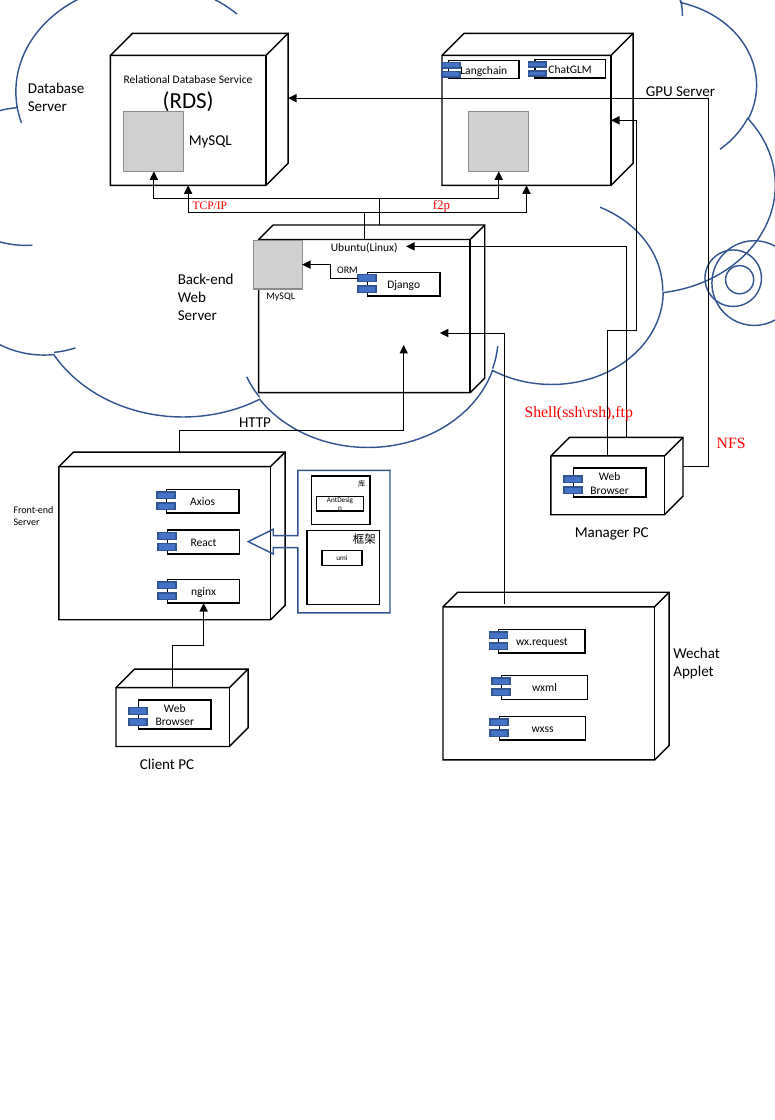
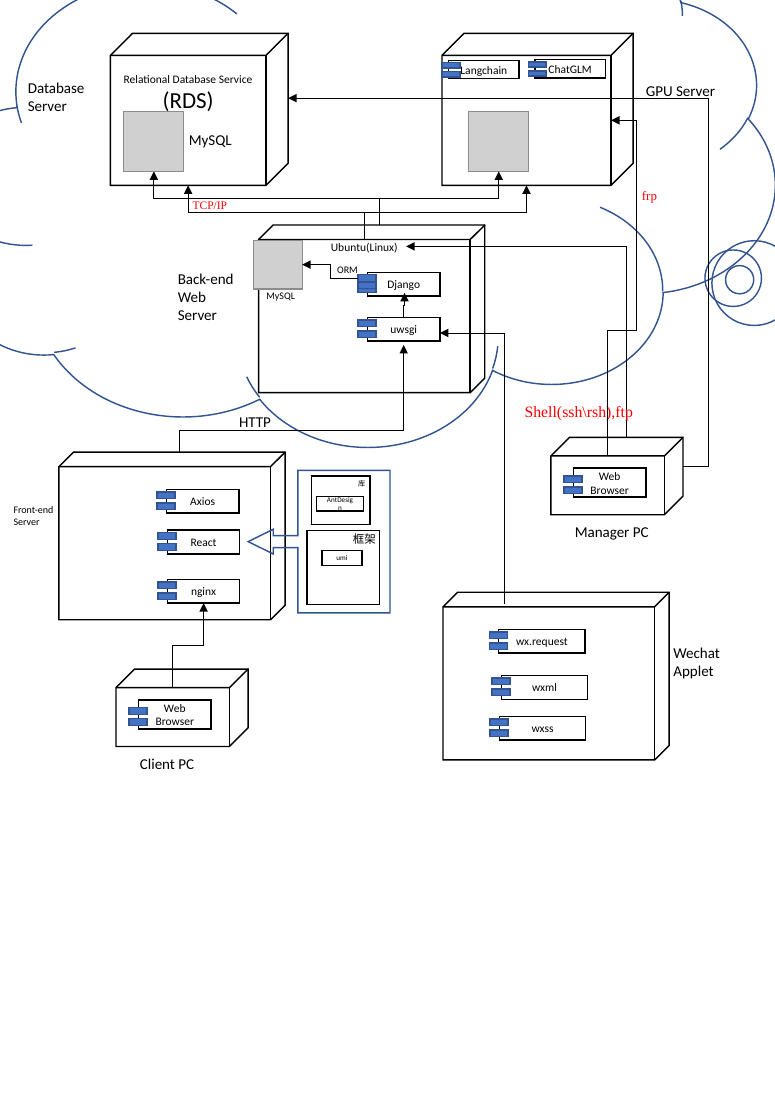
Before and after one commit to z4714/Vcat_AI_virtual_pet, a slide deck: slide 14 of product_document/imgs/图例.pptx. Drawn at 775x1120 pixels with LibreOffice and Linux fonts; fonts in the diff are those of the drawing; grey boxes stand for pictures. Boxes give left, top, right and bottom in pixels: in the first picture for what was removed or moved away, otherwise in the second. Text is boxed around its words. In the diff, an @@ line names an element or a change of style, - is before the commit and + after.

```diff
--- a/product_document/imgs/图例.pptx
+++ b/product_document/imgs/图例.pptx
@@ text removed at <box>433,200,450,212</box> @@
-f2p
@@ group added at <box>359,191,657,341</box>: 4 rectangles, 1 text, 1 elbow arrow @@
+frp
+uwsgi
@@ text removed at <box>717,437,746,448</box> @@
-NFS
```
Also in this commit, not shown: 2 other slides changed, 4 other files.
